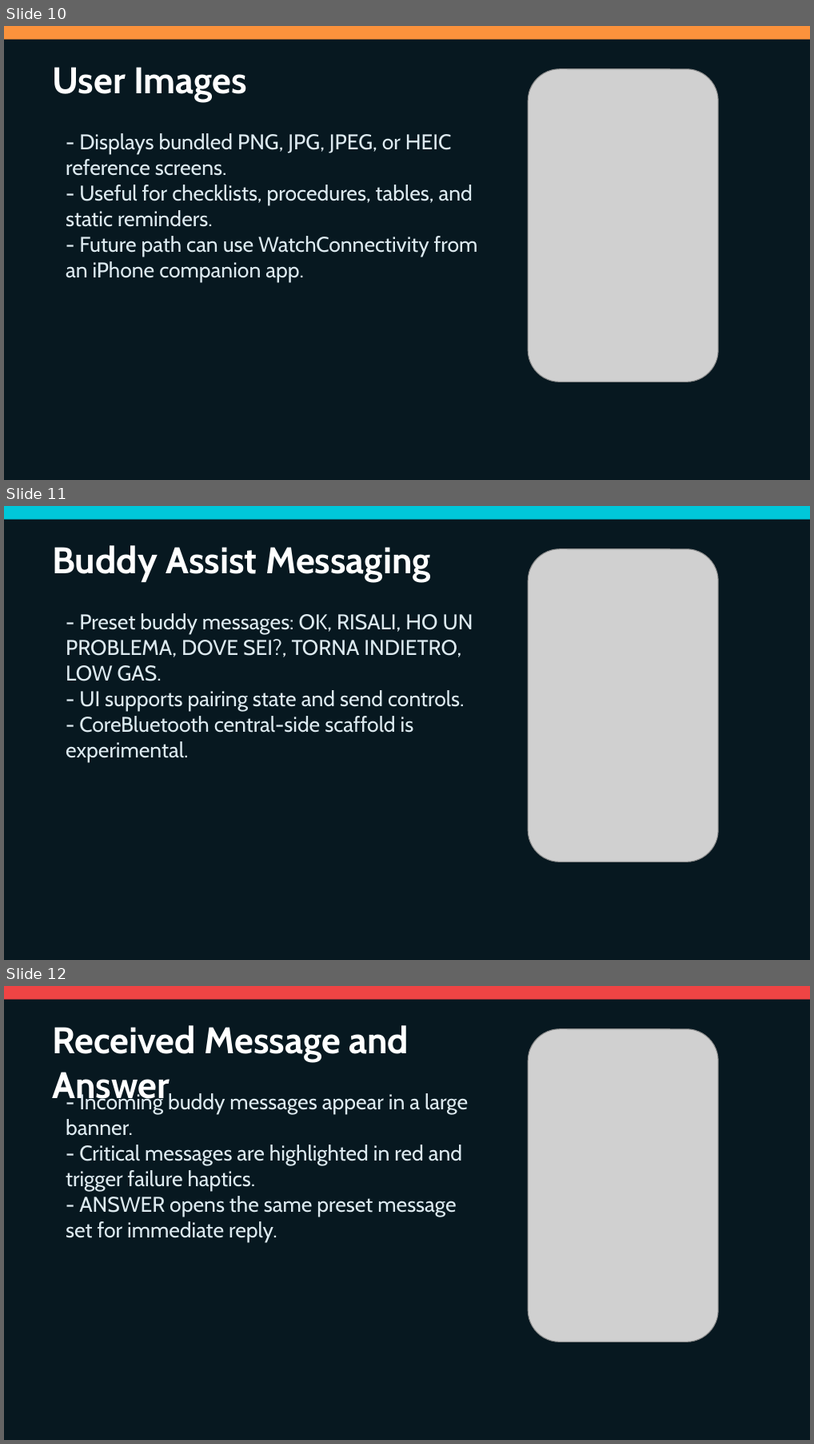
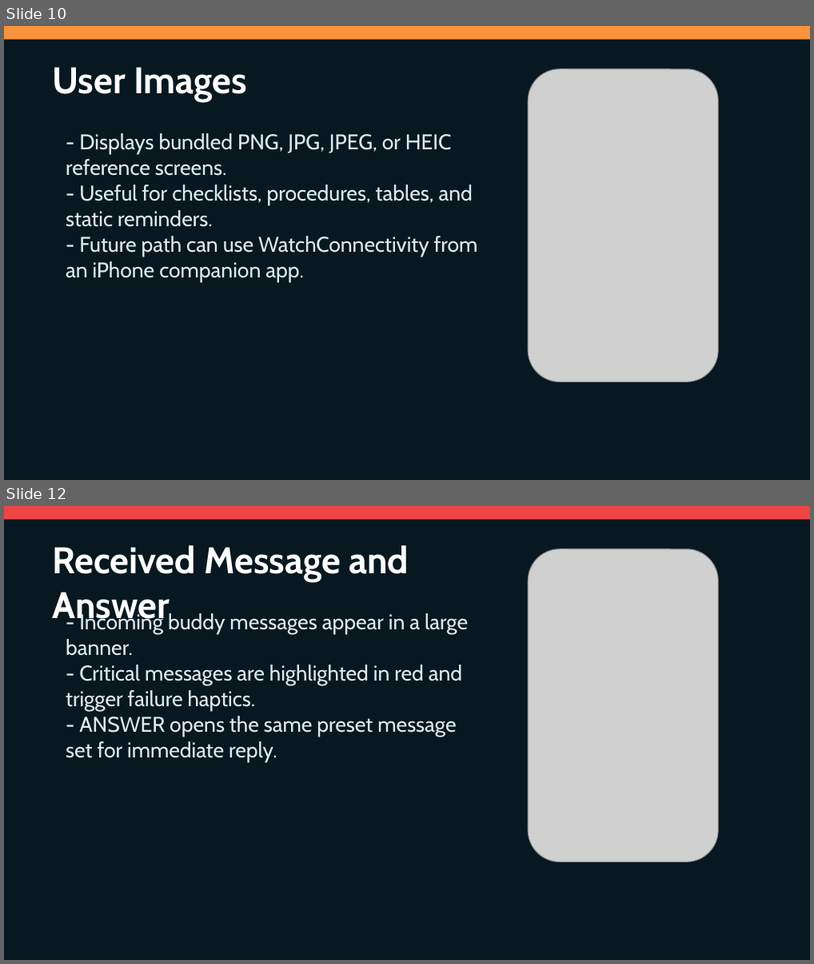
Before and after one commit to egopfe/DirDiving-App, a slide deck: DIR_DIVING_Full_Feature_Presentation.pptx. Shown one above the other, each under a label of ours: slides 10, 11 and 12 before the commit, slides 10 and 12 after it; the slides between them are not shown. The pictures are 814x1444 and 814x964 pixels, drawn with LibreOffice and Linux fonts; fonts in the diff are those of the drawing; grey boxes stand for pictures. Boxes give left, top, right and bottom in pixels: in the first picture for what was removed or moved away, otherwise in the second. Text is boxed around its words. In the diff, an @@ line names an element or a change of style, - is before the commit and + after.

Commit message:
Update buddy pairing presentations

```diff
--- a/DIR_DIVING_Full_Feature_Presentation.pptx
+++ b/DIR_DIVING_Full_Feature_Presentation.pptx
@@ slide 11 removed at bbox=[4, 506, 810, 960], background #071820 @@
@@ rectangle removed at bbox=[4, 506, 810, 520] @@
@@ text removed at bbox=[52, 545, 431, 582] @@
-Buddy Assist Messaging
@@ picture removed at bbox=[528, 548, 718, 862] @@
@@ text removed at bbox=[66, 613, 474, 762] @@
-- Preset buddy messages: OK, RISALI, HO UN PROBLEMA, DOVE SEI?, TORNA INDIETRO, LOW GAS.
-- UI supports pairing state and send controls.
-- CoreBluetooth central-side scaffold is experimental.
```
Also in this commit, not shown: 1 slide added, 3 other files.
